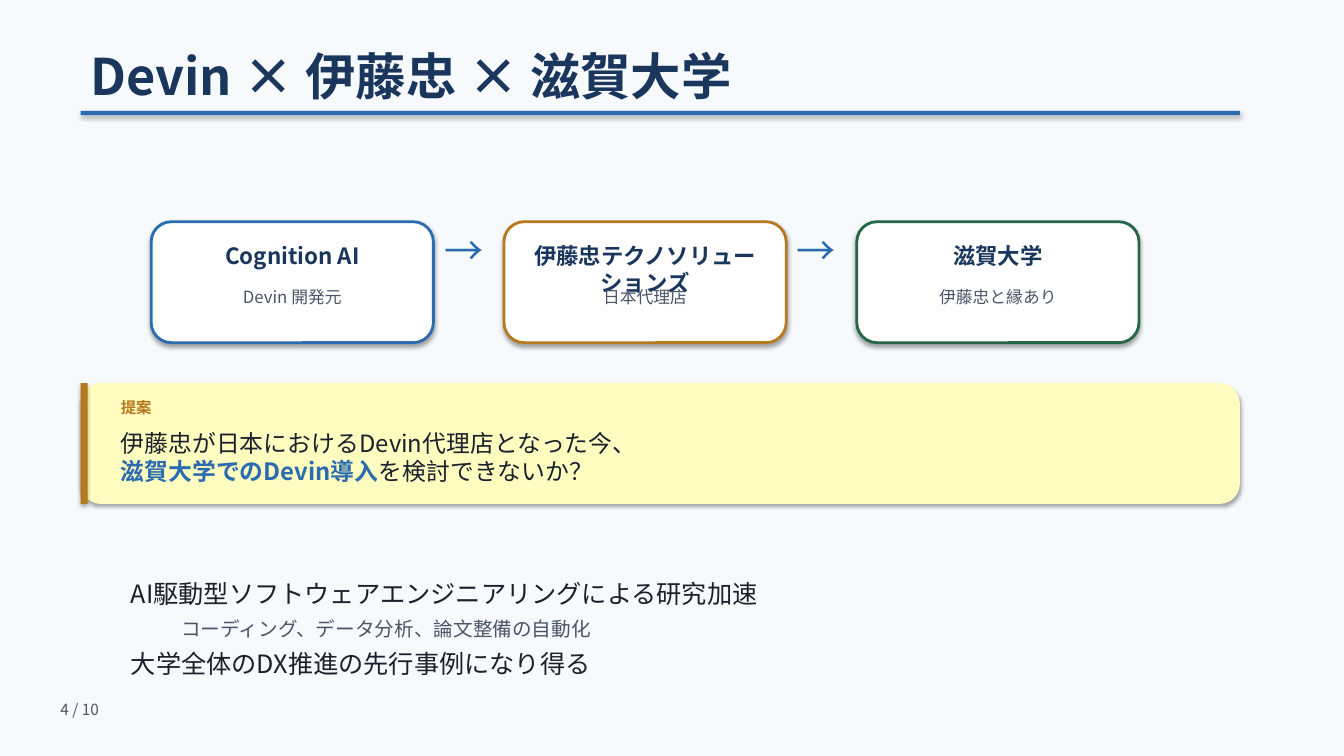
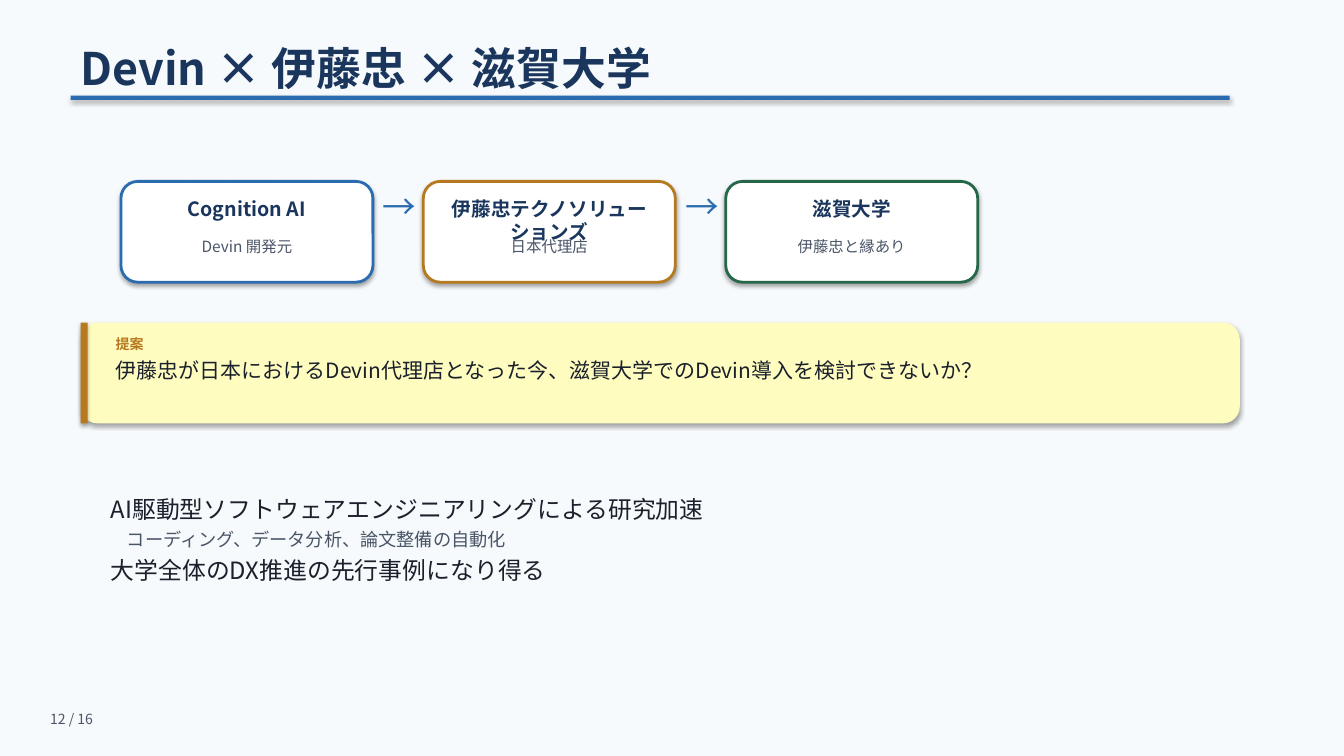
Before and after one commit to bougtoir/heat-accidents-mortality, a slide deck: slide 12 of meeting-slides/meeting_slides.pptx (slide 4 before the commit). Drawn at 1344x756 pixels with LibreOffice and Linux fonts; fonts in the diff are those of the drawing. Boxes give left, top, right and bottom in pixels: in the first picture for what was removed or moved away, otherwise in the second. Text is boxed around its words. In the diff, an @@ line names an element or a change of style, - is before the commit and + after.

```diff
--- a/meeting-slides/meeting_slides.pptx
+++ b/meeting-slides/meeting_slides.pptx
@@ text "Devin × 伊藤忠 × 滋賀大学": place and size @@
-text "Devin × 伊藤忠 × 滋賀大学" at (91,52,732,100)
+text "Devin × 伊藤忠 × 滋賀大学" at (80,46,651,96)
@@ text "Devin × 伊藤忠 × 滋賀大学" at (80,46,651,96): size 36 to 32 pt @@
@@ rectangle: place and size @@
-rectangle at (81,111,1240,115)
+rectangle at (71,96,1230,100)
@@ rounded rectangle: place and size @@
-rounded rectangle at (151,222,434,343)
+rounded rectangle at (121,181,373,282)
@@ text "Cognition AI": place and size @@
-text "Cognition AI" at (225,246,360,269)
+text "Cognition AI" at (188,200,306,221)
@@ text "→": place and size @@
-text "→" at (434,222,494,343)
+text "→" at (373,181,423,282)
@@ text "→" at (373,181,423,282): size 28 to 24 pt @@
@@ rounded rectangle: place and size @@
-rounded rectangle at (504,222,786,343)
+rounded rectangle at (423,181,676,282)
@@ text "伊藤忠テクノソリューションズ": place and size @@
-text "伊藤忠テクノソリューションズ" at (534,245,756,296)
+text "伊藤忠テクノソリューションズ" at (452,199,647,245)
@@ text "→" at (676,181,726,282): size 28 to 24 pt @@
@@ text "→": place and size @@
-text "→" at (786,222,847,343)
+text "→" at (676,181,726,282)
@@ rounded rectangle: place and size @@
-rounded rectangle at (857,222,1139,343)
+rounded rectangle at (726,181,978,282)
@@ size 16 to 14 pt in 3 elements at (188,200,306,221), (452,199,647,245), (812,199,890,218) @@
@@ text "滋賀大学": place and size @@
-text "滋賀大学" at (953,245,1042,266)
+text "滋賀大学" at (812,199,890,218)
@@ text "Devin 開発元": place and size @@
-text "Devin 開発元" at (243,289,341,305)
+text "Devin 開発元" at (202,239,292,253)
@@ text "日本代理店": place and size @@
-text "日本代理店" at (603,286,687,305)
+text "日本代理店" at (511,236,588,253)
@@ size 12 to 11 pt in 3 elements at (202,239,292,253), (511,236,588,253), (798,239,906,253) @@
@@ text "伊藤忠と縁あり": place and size @@
-text "伊藤忠と縁あり" at (939,289,1056,305)
+text "伊藤忠と縁あり" at (798,239,906,253)
@@ rounded rectangle: place and size @@
-rounded rectangle at (81,383,1240,504)
+rounded rectangle at (81,323,1240,423)
@@ rectangle: place and size @@
-rectangle at (81,383,88,504)
+rectangle at (81,323,88,423)
@@ text "提案": place and size @@
-text "提案" at (121,398,152,418)
+text "提案" at (116,335,144,353)
@@ text "提案" at (116,335,144,353): size 11 to 10 pt @@
@@ text at (116,360,983,380): text changed; size 17 to 15 pt @@
-伊藤忠が日本におけるDevin代理店となった今、
-滋賀大学でのDevin導入を検討できないか？
+伊藤忠が日本におけるDevin代理店となった今、滋賀大学でのDevin導入を検討できないか？
@@ text "AI駆動型ソフトウェアエンジニアリングによる研究加速": place and size @@
-text "AI駆動型ソフトウェアエンジニアリングによる研究加速" at (131,582,758,675)
+text "AI駆動型ソフトウェアエンジニアリングによる研究加速" at (111,498,704,581)
@@ text "AI駆動型ソフトウェアエンジニアリングによる研究加速" at (111,498,704,581): size 18 to 17 pt in "AI駆動型ソフトウェアエンジニアリングによる研究加速", "大学全体のDX推進の先行事例になり得る"; size 14 to 13 pt in "コーディング、データ分析、論文整備の自動化"; less space between paragraphs; list level 2 to 1 in "コーディング、データ分析、論文整備の自動化" @@
@@ text added at (50,713,93,724), 10 pt, text #4A5568 @@
+12 / 16
@@ text removed at (60,703,99,715) @@
-4 / 10
```
Also in this commit, not shown: 4 other slides changed, 11 slides added, 5 slides removed, 5 other files.
